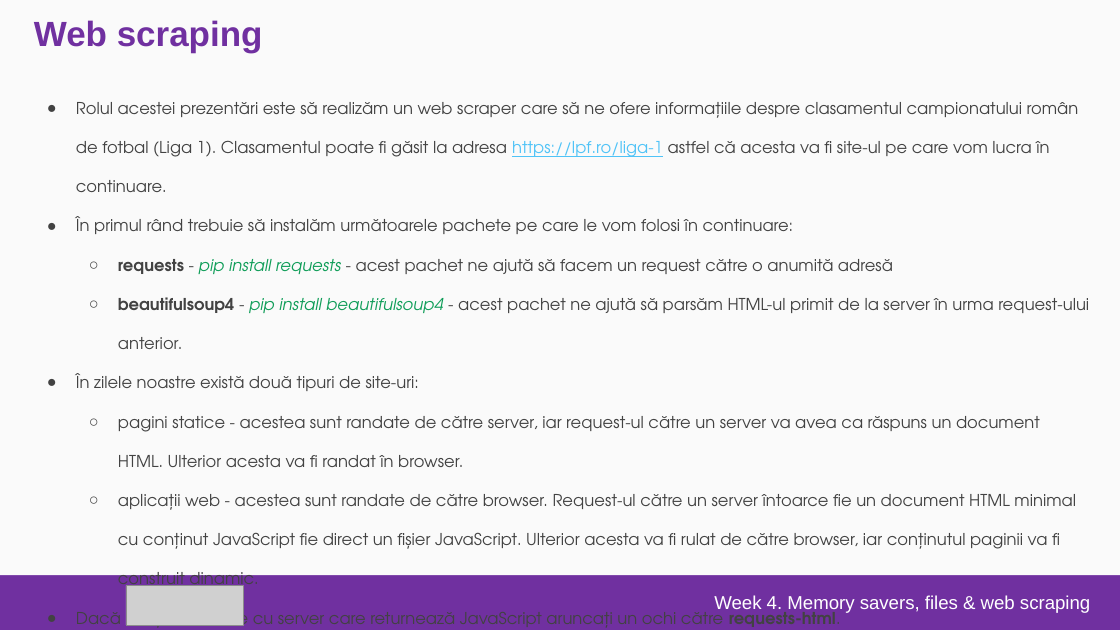
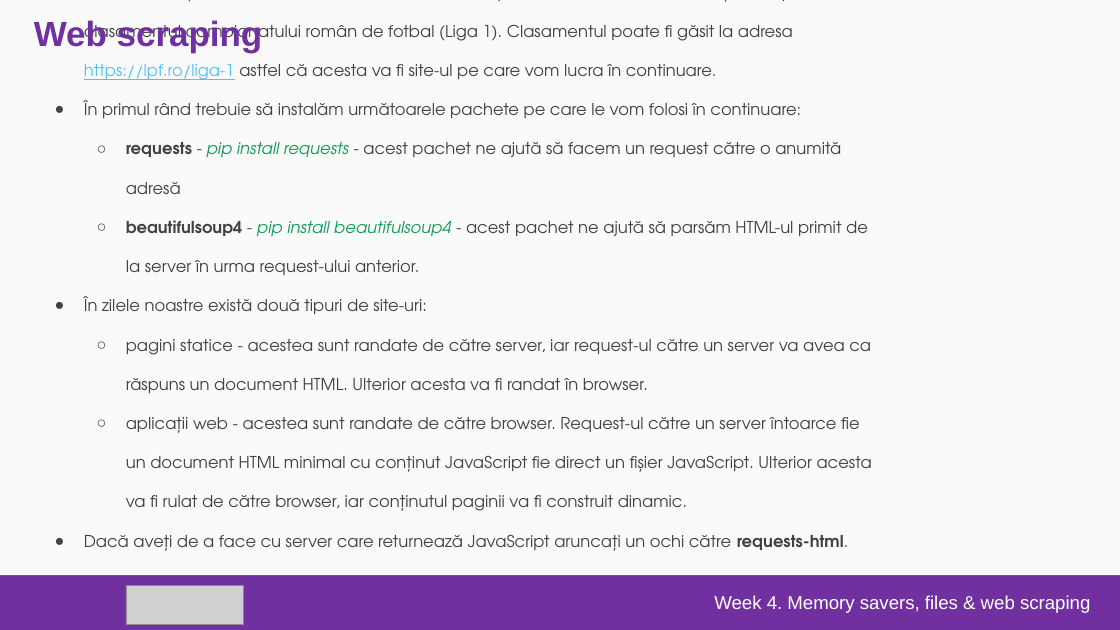
Before and after one commit to Niko18500/Curs-Python-Google, a slide deck: slide 28 of Slide-uri/GAD-04-MemorySaversWebScrapper.pptx. Drawn at 1120x630 pixels with LibreOffice and Linux fonts; fonts in the diff are those of the drawing; grey boxes stand for pictures; background and template pictures are left out. Boxes give left, top, right and bottom in pixels: in the first picture for what was removed or moved away, otherwise in the second. Text is boxed around its words. In the diff, an @@ line names an element or a change of style, - is before the commit and + after.

```diff
--- a/Slide-uri/GAD-04-MemorySaversWebScrapper.pptx
+++ b/Slide-uri/GAD-04-MemorySaversWebScrapper.pptx
@@ text "Rolul acestei prezentări este să ..." rewrapped from bbox=[76, 102, 1089, 593] to bbox=[84, 20, 872, 551] @@
```
Also in this commit, not shown: 9 other slides changed, 27 other files.
